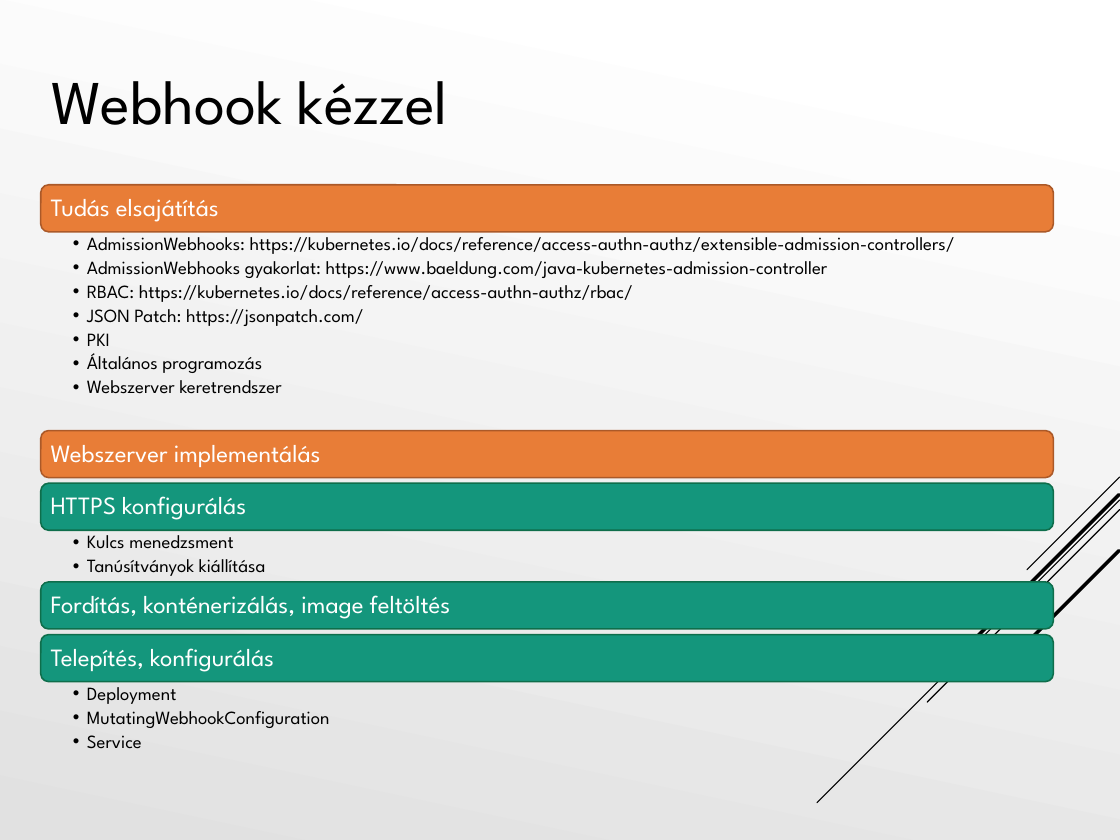
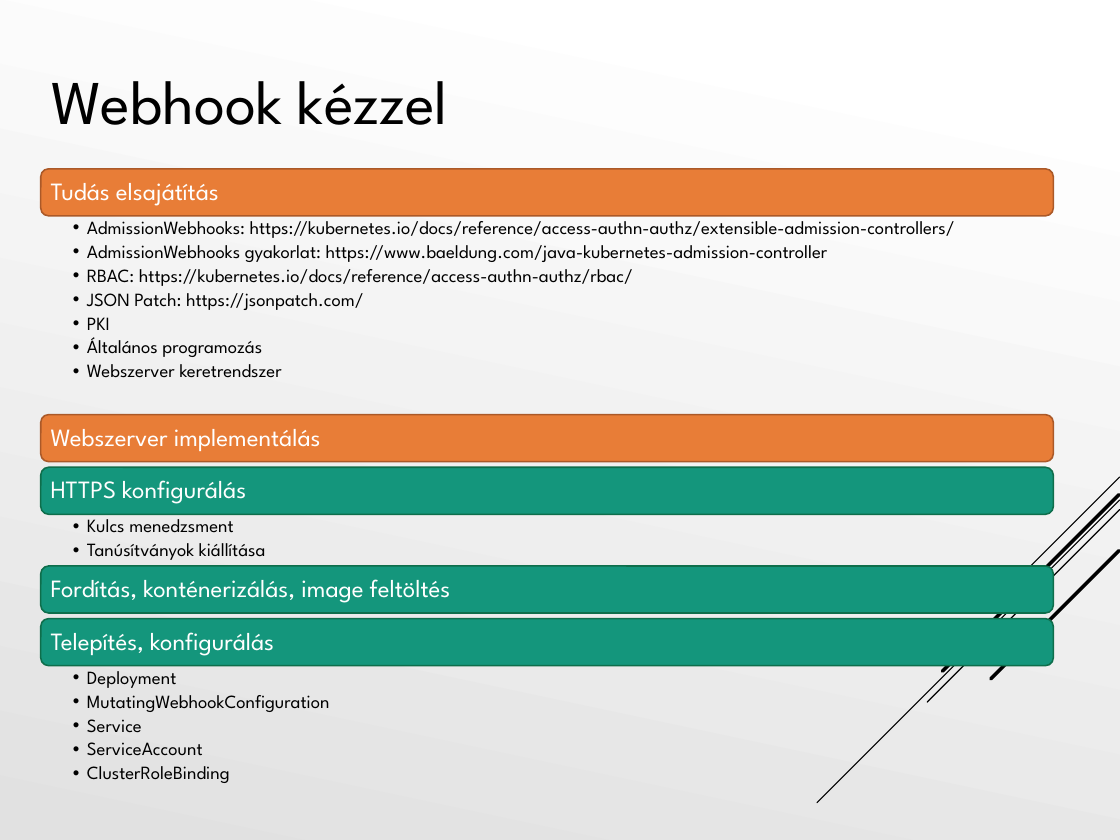
Before and after one commit to Tiegris/KonstrainR, a slide deck: slide 16 of ppt/prezi.pptx. Drawn at 1120x840 pixels with LibreOffice and Linux fonts; fonts in the diff are those of the drawing. Boxes give left, top, right and bottom in pixels: in the first picture for what was removed or moved away, otherwise in the second. Text is boxed around its words. In the diff, an @@ line names an element or a change of style, - is before the commit and + after.

```diff
--- a/ppt/prezi.pptx
+++ b/ppt/prezi.pptx
@@ 7 texts, 5 rounded rectangles: place and size @@
-7 texts, 5 rounded rectangles at <box>40,185,1053,682</box>
+7 texts, 5 rounded rectangles at <box>40,169,1053,665</box>
@@ text "Deployment": place and size @@
-text "Deployment" at <box>87,681,330,749</box>
+text "Deployment" at <box>87,665,330,783</box>
@@ text at <box>87,742,230,783</box>: paragraphs added @@
+  • ServiceAccount
+  • ClusterRoleBinding
```
Also in this commit, not shown: 9 other slides changed, 5 slides added, 5 slides removed, 1 other file.
